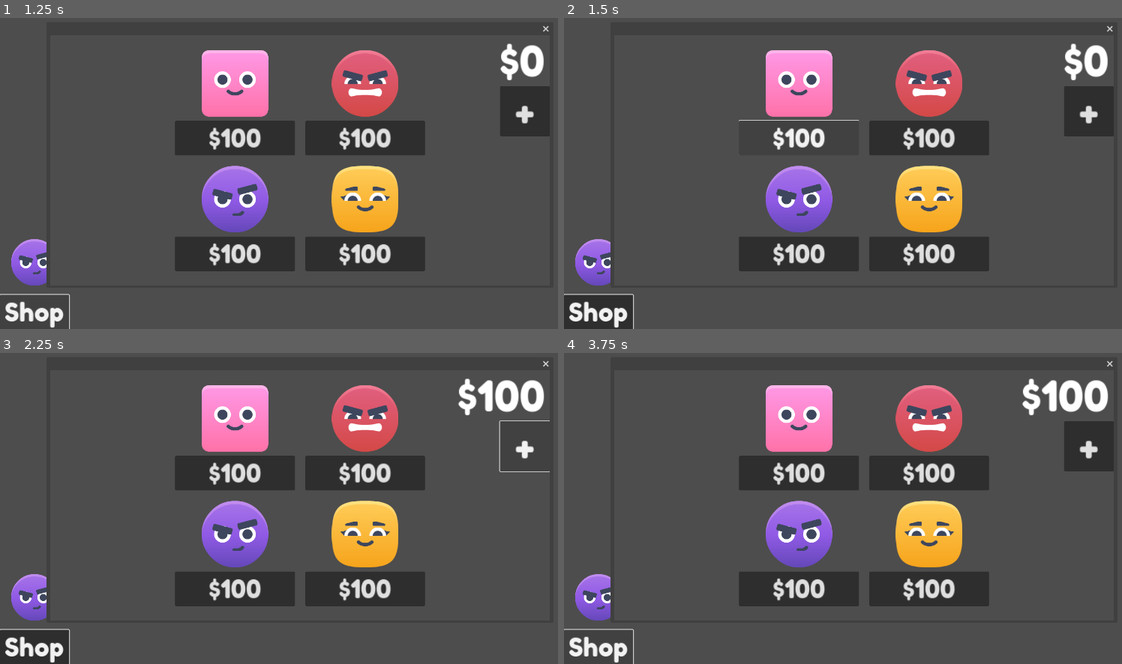
Above: before the commit, frames 1-4 (two rows, left to right).
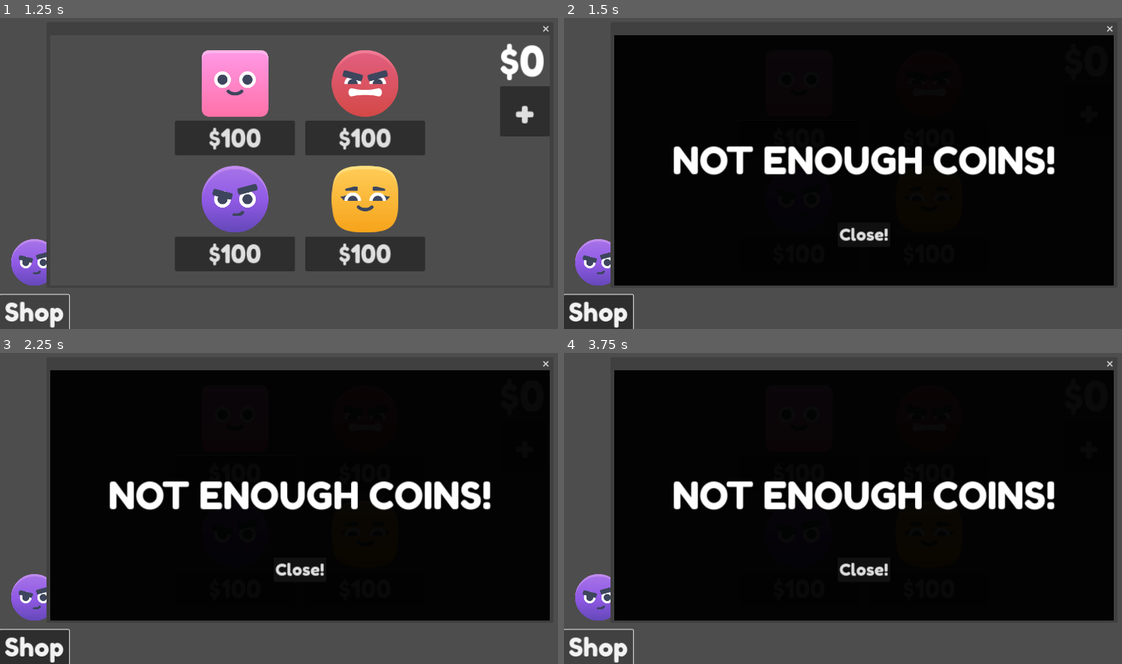
Above: after the commit, the same moments.

Repository: Abdulkader-Safi/in_game_currency_godot
Game: Godot game, scene res://Scenes/Main.tscn
Same seed, same stepped clock (60 frames per second), same inputs: the game is played once before the commit and once after it.
Inputs:
- Up to frame 1 (1.25 s): click "Shop" at 0.5 s
- Up to frame 2 (1.5 s): click "$100" at 1.25 s
- Up to frame 3 (2.25 s): click "+" at 2 s
- Up to frame 4 (3.75 s): click "Shop" at 2.75 s; click "Shop" at 3.5 s

Frame 1 is identical in both runs. In frame 2, 72% of the frame differs, in the area x 9-99%, y 5-87%; in frame 3, 72%; in frame 4, 72%.

Commit message:
Add NotEnoughCoins UI element and logic to handle insufficient coins in ShopWindow

Diff:
--- a/Scenes/Main.tscn
+++ b/Scenes/Main.tscn
@@ -8,6 +8,7 @@
 [ext_resource type="Texture2D" uid="uid://caiopiv8r88i5" path="res://Assets/Players/Pink.png" id="5_ff3ab"]
 [ext_resource type="Texture2D" uid="uid://ck2yq7eob6enh" path="res://Assets/Players/Red.png" id="6_7ffnv"]
 [ext_resource type="Texture2D" uid="uid://cnau118fyxwp1" path="res://Assets/Players/Yellow.png" id="8_qni1r"]
+[ext_resource type="Script" path="res://Scripts/not_enough_coins.gd" id="9_gyua0"]
 
 [node name="Main" type="Node"]
 
@@ -39,6 +40,7 @@
 [node name="ShopWindow" type="Window" parent="."]
 initial_position = 1
 size = Vector2i(1200, 600)
+visible = false
 script = ExtResource("4_ld387")
 
 [node name="CoinLabel" type="Label" parent="ShopWindow" groups=["BuyButton"]]
@@ -166,6 +168,51 @@
 theme_override_font_sizes/font_size = 60
 text = "$100"
 
+[node name="NotEnoughCoins" type="ColorRect" parent="ShopWindow"]
+visible = false
+anchors_preset = 15
+anchor_right = 1.0
+anchor_bottom = 1.0
+grow_horizontal = 2
+grow_vertical = 2
+color = Color(0, 0, 0, 0.960784)
+script = ExtResource("9_gyua0")
+
+[node name="NotEnoghtLabel" type="Label" parent="ShopWindow/NotEnoughCoins"]
+layout_mode = 1
+anchors_preset = 8
+anchor_left = 0.5
+anchor_top = 0.5
+anchor_right = 0.5
+anchor_bottom = 0.5
+offset_left = -460.0
+offset_top = -55.0
+offset_right = 460.0
+offset_bottom = 55.0
+grow_horizontal = 2
+grow_vertical = 2
+theme_override_fonts/font = ExtResource("2_l4nqe")
+theme_override_font_sizes/font_size = 90
+text = "NOT ENOUGH COINS!"
+
+[node name="CloseButton" type="Button" parent="ShopWindow/NotEnoughCoins"]
+layout_mode = 1
+anchors_preset = 8
+anchor_left = 0.5
+anchor_top = 0.5
+anchor_right = 0.5
+anchor_bottom = 0.5
+offset_left = -62.5
+offset_top = 150.0
+offset_right = 62.5
+offset_bottom = 207.0
+grow_horizontal = 2
+grow_vertical = 2
+theme_override_fonts/font = ExtResource("2_l4nqe")
+theme_override_font_sizes/font_size = 40
+text = "Close!"
+
 [connection signal="pressed" from="UI/ShopButton" to="UI" method="_on_shop_button_pressed"]
 [connection signal="close_requested" from="ShopWindow" to="ShopWindow" method="_on_close_requested"]
 [connection signal="pressed" from="ShopWindow/IncreaseCoinButton" to="ShopWindow" method="_on_increase_coin_button_pressed"]
+[connection signal="pressed" from="ShopWindow/NotEnoughCoins/CloseButton" to="ShopWindow/NotEnoughCoins" method="_on_close_button_pressed"]
--- /dev/null
+++ b/Scripts/not_enough_coins.gd
@@ -0,0 +1,7 @@
+extends ColorRect
+
+func _ready():
+	hide()
+
+func _on_close_button_pressed():
+	hide()
--- a/Scripts/shop_window.gd
+++ b/Scripts/shop_window.gd
@@ -18,7 +18,6 @@
 func _on_button_pressed(button: Button, button_index: int):
 	if button.text.contains("$"):
 		var item_price: int = int(button.text.replace("$", ""))
-		print(item_price)
 
 		if Global.data['coins'] >= item_price:
 			Global.data['items'][Global.data['items'].keys()[button_index]] = true
@@ -27,7 +26,7 @@
 			$CoinLabel.text = Global.get_coins_as_text()
 			Global.save_data()
 		else:
-			print("Not enough coins")
+			$NotEnoughCoins.show()
 
 func _on_increase_coin_button_pressed():
 	Global.data["coins"] += 100
Not shown: 1 places in Scenes/Main.tscn that only renumber resources
